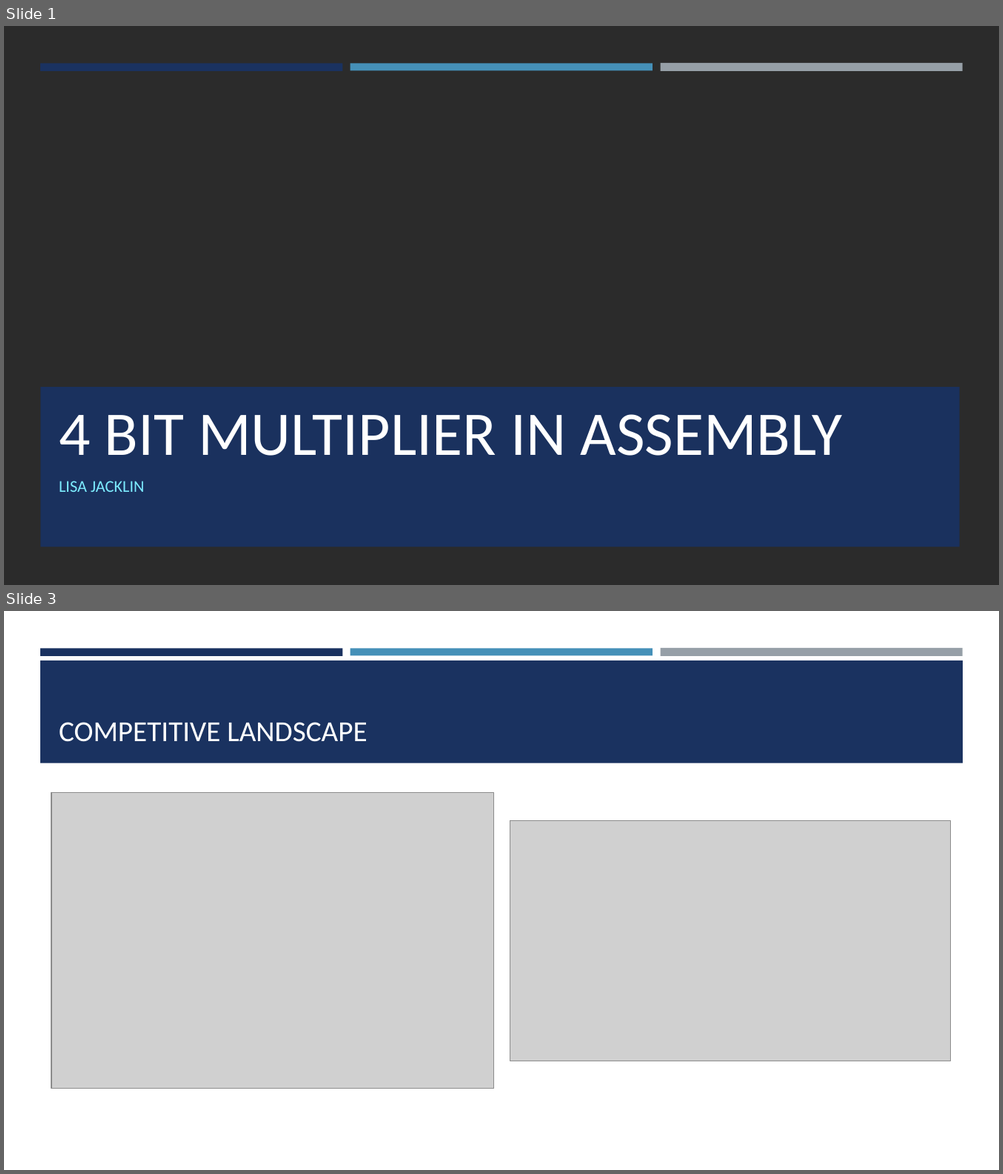
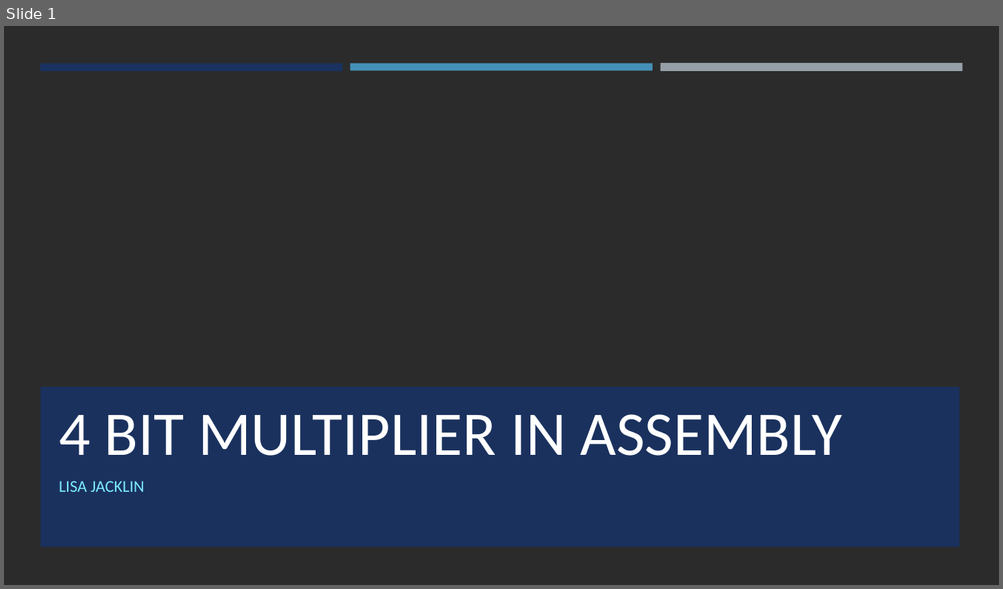
Before and after one commit to LisaJacklin/CS301_Project, a slide deck: CS301_ProjectPresentation.pptx. Shown one above the other, each under a label of ours: slides 1 and 3 before the commit, slide 1 after it; the slides between them are not shown. The pictures are 1003x1174 and 1003x589 pixels, drawn with LibreOffice and Linux fonts; fonts in the diff are those of the drawing; grey boxes stand for pictures; background and template pictures are left out; a plain dark background stands for a picture behind light text. Boxes give left, top, right and bottom in pixels: in the first picture for what was removed or moved away, otherwise in the second. Text is boxed around its words. In the diff, an @@ line names an element or a change of style, - is before the commit and + after.

```diff
--- a/CS301_ProjectPresentation.pptx
+++ b/CS301_ProjectPresentation.pptx
@@ slide 3 removed at (x1=4, y1=611, x2=999, y2=1170), background #FFFFFF @@
@@ rectangle removed at (x1=40, y1=648, x2=343, y2=655) @@
@@ rectangle removed at (x1=350, y1=648, x2=652, y2=655) @@
@@ rectangle removed at (x1=660, y1=648, x2=962, y2=657) @@
@@ rectangle removed at (x1=40, y1=661, x2=963, y2=763) @@
@@ title removed at (x1=59, y1=722, x2=367, y2=742) @@
-COMPETITIVE LANDSCAPE
@@ picture removed at (x1=52, y1=793, x2=494, y2=1088) @@
@@ picture removed at (x1=510, y1=820, x2=950, y2=1061) @@
```
Also in this commit, not shown: 2 slides changed, 4 slides added, 1 other slide removed.
